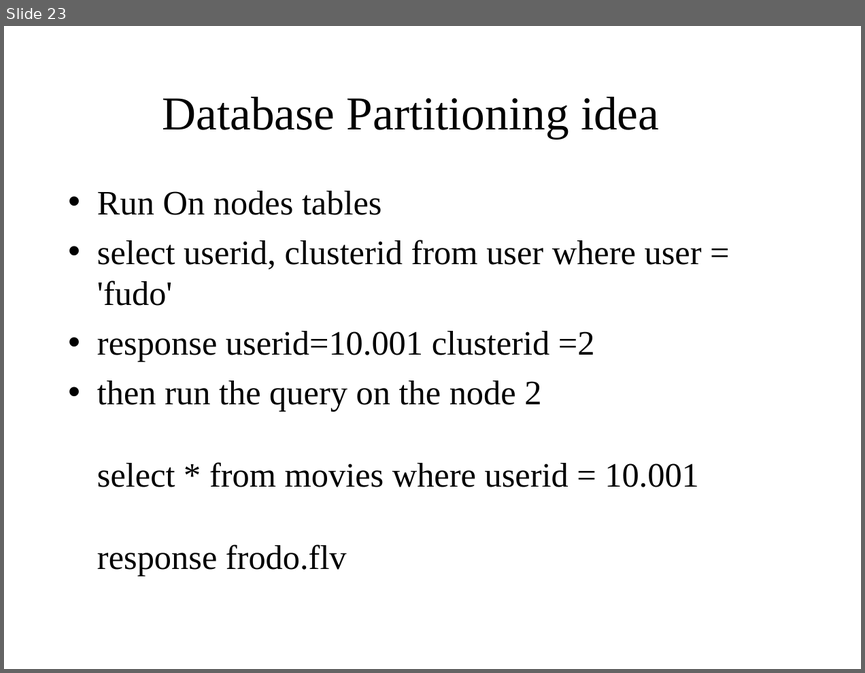
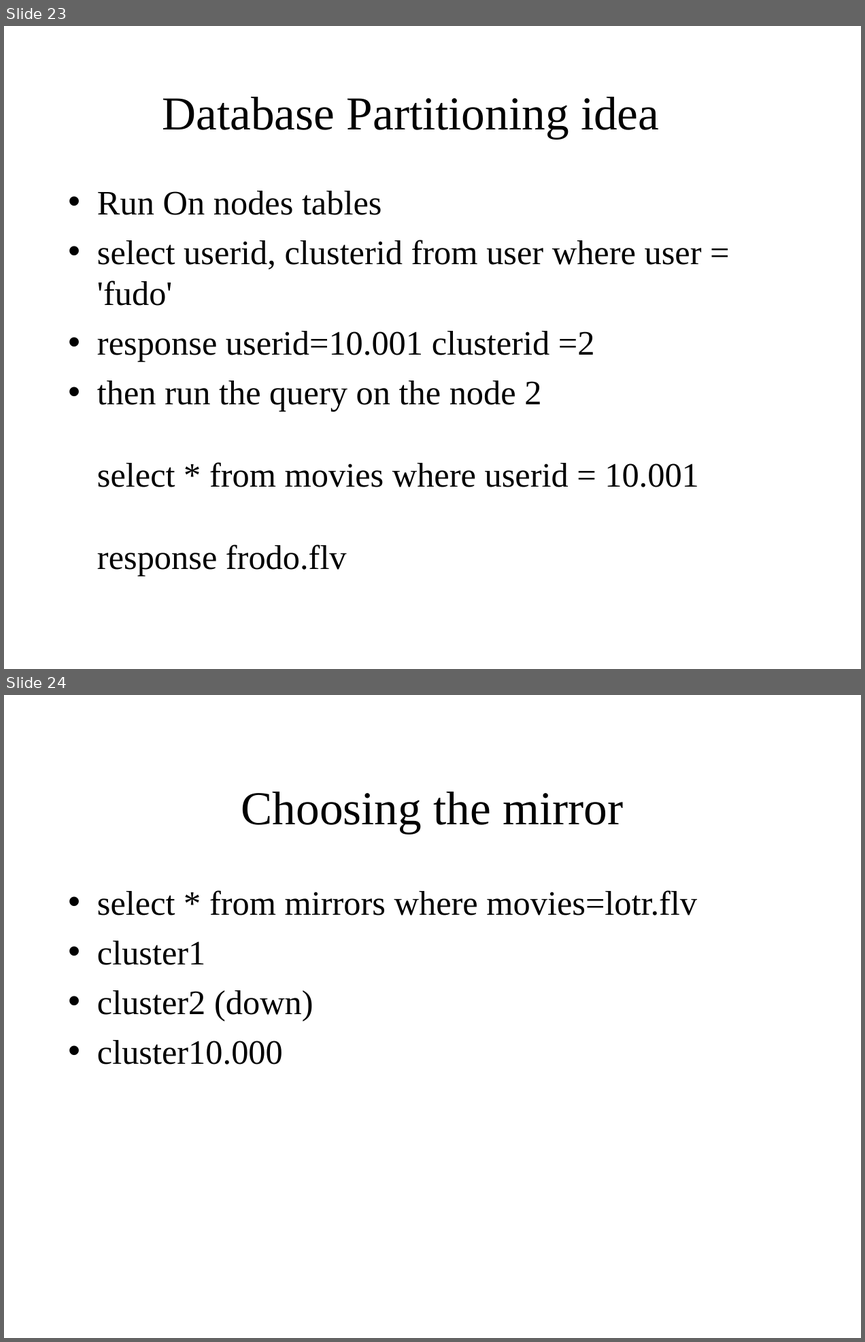
Before and after one commit to mariuz/firetube, a slide deck: docs/Firetube.odp. Shown one above the other, each under a label of ours: slide 23 before the commit, slides 23 and 24 after it. The pictures are 865x673 and 865x1342 pixels, drawn with LibreOffice and Linux fonts; fonts in the diff are those of the drawing. Boxes give left, top, right and bottom in pixels: in the first picture for what was removed or moved away, otherwise in the second. Text is boxed around its words. In the diff, an @@ line names an element or a change of style, - is before the commit and + after.

Commit message:
added mirror

```diff
--- a/docs/Firetube.odp
+++ b/docs/Firetube.odp
@@ slide 24 added at (4,695,861,1338), background #FFFFFF @@
@@ title added at (241,792,623,834), 44 pt, text #000000 @@
+Choosing the mirror
@@ text added at (97,890,697,1064), 32 pt, text #000000 @@
+• select * from mirrors where movies=lotr.flv
+• cluster1
+• cluster2 (down)
+• cluster10.000
```
Also in this commit, not shown: 1 slide changed, 1 other slide added, 1 slide removed.
